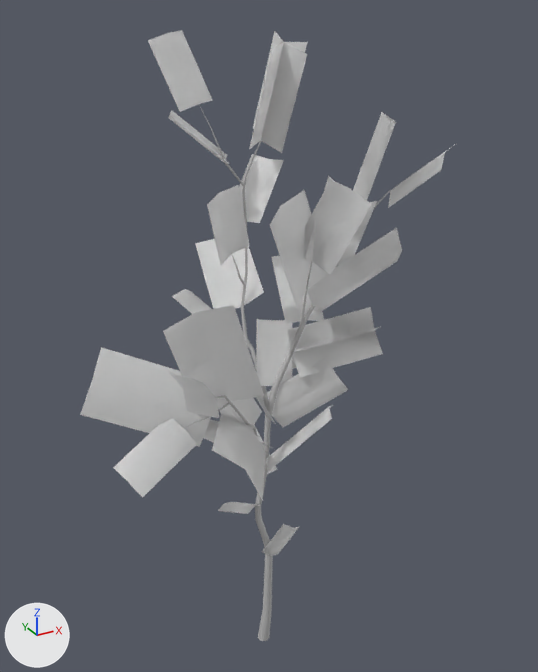
Two versions of the FBX model Maya_Projects/Exports/cmc_quakingaspen_low.fbx, one commit apart.
Before and after are seen from a camera (50 mm lens) standing at (-5.14, -9.57, 11.1) and looking at (0.34, 0.39, 6.12). The axes (+X, +Y, +Z) are drawn at lower left. The lights are the same throughout. Where no turn or scale is listed for an object, it has been applied to the vertices. Vertices at the same position are counted once.

The older version as bpy lines, for what is in view:
```python
me_mesh = bpy.data.meshes.new('Mesh')
me_mesh.from_pydata(...)  # 341 vertices, 334 faces; spans x -173.0..239.0, y 0.0..980.0, z -112.0..112.0
me_mesh.materials.append(mat_lambert1)  # grey #bcbcbc
me_mesh_001 = bpy.data.meshes.new('Mesh.001')
me_mesh_001.from_pydata(...)  # 287 vertices, 128 faces; spans x -3.38..3.38, y -2.22..2.22, z -4.43..4.43
me_mesh_001.materials.append(mat_branches_mat)  # white #ffffff
# before: 111 (1.63, -0.34, -0.22) at pixel (374, 330), 112 (0.92, -0.18, -0.35) at pixel (333, 341), 252 (1.73, -0.18, -0.6), 253 (1.02, -0.02, -0.72), 254 (0.32, 0.15, -0.84) at pixel (292, 368)
# before: 255 (0.92, -0.18, -0.35) at pixel (333, 341), 256 (0.22, -0.01, -0.47) at pixel (292, 353), 257 (1.51, -0.68, 0.0) at pixel (381, 326), 258 (0.81, -0.51, -0.12) at pixel (339, 338), 259 (0.1, -0.35, -0.25) at pixel (296, 350)
# before: 183 (0.23, 0.35, 4.29) at pixel (283, 42), 184 (0.18, 0.61, 3.57) at pixel (271, 93), 185 (0.12, 0.87, 2.85) at pixel (260, 140), 243 (0.66, 0.41, 4.28) at pixel (307, 42), 244 (0.61, 0.67, 3.56)
# before: 245 (0.56, 0.93, 2.84), 246 (0.23, 0.35, 4.29) at pixel (283, 42), 247 (0.18, 0.61, 3.57) at pixel (271, 93), 248 (0.12, 0.87, 2.85) at pixel (260, 140), 249 (-0.11, 0.08, 4.22) at pixel (272, 48)
# before: 250 (-0.16, 0.34, 3.5) at pixel (260, 101), 251 (-0.22, 0.6, 2.78) at pixel (249, 149)
# before: 230 (0.28, -0.46, 1.23) at pixel (312, 261), 261 (0.64, -0.94, 1.63) at pixel (350, 240), 262 (0.44, -0.74, 1.08) at pixel (330, 274), 264 (0.48, -0.66, 1.79) at pixel (331, 227), 265 (0.28, -0.46, 1.23) at pixel (312, 261)
# before: 267 (0.19, -0.52, 1.94) at pixel (310, 217), 268 (-0.01, -0.32, 1.39)
me_mesh_002 = bpy.data.meshes.new('Mesh.002')
me_mesh_002.from_pydata(...)  # 287 vertices, 128 faces; spans x -3.38..3.38, y -2.22..2.22, z -4.43..4.43
me_mesh_002.materials.append(mat_branches_mat)  # white #ffffff
ob_leaves_planes_fwd = bpy.data.objects.new('leaves_planes_fwd', me_mesh_001)
ob_leaves_planes_fwd.location = (0.34, 0.02, 6.37)
ob_leaves_planes_rev = bpy.data.objects.new('leaves_planes_rev', me_mesh_002)
ob_leaves_planes_rev.location = (0.34, 0.02, 6.37)
ob_quaking_aspen_lod_0 = bpy.data.objects.new('quaking_aspen_LOD_0', me_mesh)
ob_quaking_aspen_lod_0.location = (0.0, 0.0, 0.0)
ob_quaking_aspen_lod_0.rotation_euler = (1.571, 0.0, 0.0)  # degrees (90, 0, 0)
ob_quaking_aspen_lod_0.scale = (0.01, 0.01, 0.01)
```
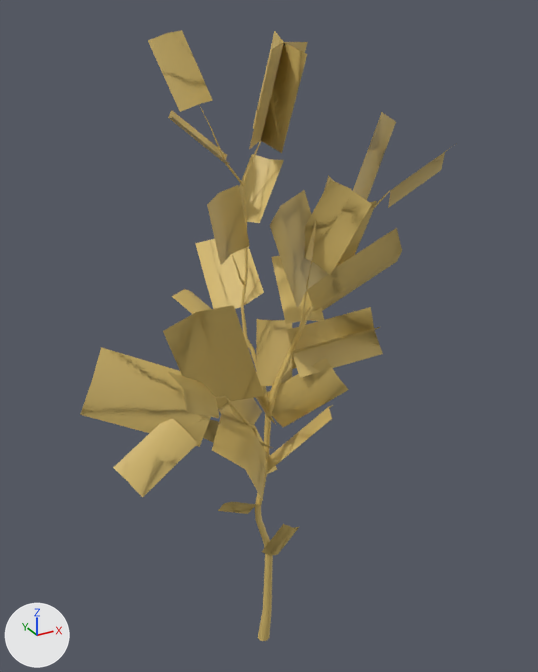
The newer file is also rescaled (x0.01) as a whole; pictures and numbers use the older file's frame.

Changed parts and their boxes [x1, y1, x2, y2] in the pictures (538 x 672 px; the box of a moved part takes in the faces that stretch with it):
```json
{"object": "leaves_planes_rev", "change": "recoloured", "before": [80, 31, 457, 556], "after": [80, 31, 457, 556], "on screen": "grey to yellow"}
{"object": "leaves_planes_fwd", "change": "reshaped", "before": [80, 30, 450, 555], "after": [81, 30, 443, 555]}
{"object": "quaking_aspen_LOD_0", "change": "recoloured", "before": [184, 105, 391, 641], "after": [184, 105, 391, 641], "on screen": "grey to yellow"}
{"part": 1, "of": "me_mesh_001", "change": "moved or reshaped", "before": [303, 328, 376, 349], "after": [292, 327, 379, 369]}
{"part": 2, "of": "me_mesh_001", "change": "moved or reshaped", "before": [249, 42, 307, 149], "after": [249, 42, 307, 149]}
{"part": 3, "of": "me_mesh_001", "change": "moved or reshaped", "before": [305, 217, 351, 274], "after": [305, 221, 351, 275]}
{"part": 4, "of": "me_mesh_001", "change": "recoloured", "before": [81, 30, 443, 552], "after": [81, 30, 443, 552], "on screen": "grey to yellow"}
```

Scene script edits in JSON lines:
```json
{"op": "add", "block": "mat_cmc_trees_01_mat", "code": ["mat_cmc_trees_01_mat = principled_material('cmc_trees_01_MAT')", "mat_cmc_trees_01_mat.base_color = (0.665, 0.485, 0.147)  # yellow #d5b96b"]}
{"block": "me_mesh_002", "where": "me_mesh_002.from_pydata(...)  # 287 vertices, 128 faces; spans x -3.38..3.38, y -2.22..2.22, z -4.43..4.43"}
{"op": "remove", "block": "me_mesh_002", "code": "me_mesh_002.materials.append(mat_branches_mat)  # white #ffffff"}
{"op": "add", "block": "me_mesh_002", "code": "me_mesh_002.materials.append(mat_cmc_trees_01_mat)  # yellow #d5b96b"}
{"block": "me_mesh", "where": "me_mesh.from_pydata(...)  # 341 vertices, 334 faces; spans x -173.0..239.0, y 0.0..980.0, z -112.0..112.0"}
{"op": "remove", "block": "me_mesh", "code": "me_mesh.materials.append(mat_lambert1)  # grey #bcbcbc"}
{"op": "add", "block": "me_mesh", "code": "me_mesh.materials.append(mat_cmc_trees_01_mat)  # yellow #d5b96b"}
{"block": "me_mesh_001", "where": "# used by ob_leaves_planes_fwd; location = (0.34, 0.02, 6.37)"}
{"block": "me_mesh_001", "where": "# verts and faces of me_mesh_001; kept vertices keep their numbers, new ones are numbered from 287"}
{"op": "remove", "block": "me_mesh_001", "code": "me_mesh_001.from_pydata(...)  # 287 vertices, 128 faces; spans x -3.38..3.38, y -2.22..2.22, z -4.43..4.43"}
{"op": "add", "block": "me_mesh_001", "code": "me_mesh_001.from_pydata(...)  # 282 vertices, 128 faces; spans x -3.38..3.38, y -2.22..2.22, z -4.43..4.43"}
{"block": "me_mesh_001", "change": "me_mesh_001 part 1"}
{"op": "add", "block": "me_mesh_001", "code": "delete_vertices([255])  # with the faces that use them"}
{"op": "add", "block": "me_mesh_001", "code": "faces += [(111, 252, 253, 112), (112, 253, 254, 256), (111, 112, 258, 257), (112, 256, 259, 258)]"}
{"block": "me_mesh_001", "change": "me_mesh_001 part 2"}
{"op": "add", "block": "me_mesh_001", "code": "delete_vertices([246, 247, 248])  # with the faces that use them"}
{"op": "add", "block": "me_mesh_001", "code": "faces += [(183, 243, 244, 184), (184, 244, 245, 185), (183, 184, 250, 249), (184, 185, 251, 250)]"}
{"block": "me_mesh_001", "change": "me_mesh_001 part 3"}
{"op": "add", "block": "me_mesh_001", "code": "delete_vertices([265])  # with the faces that use them"}
{"op": "add", "block": "me_mesh_001", "code": "faces += [(230, 264, 261, 262), (230, 268, 267, 264)]"}
{"block": "me_mesh_001", "change": "me_mesh_001 part 4: 118 faces spanning x -3.38..3.38, y -2.22..2.22, z -4.43..4.43 switch from mat_branches_mat (white #ffffff) to mat_cmc_trees_01_mat (yellow #d5b96b)"}
```
